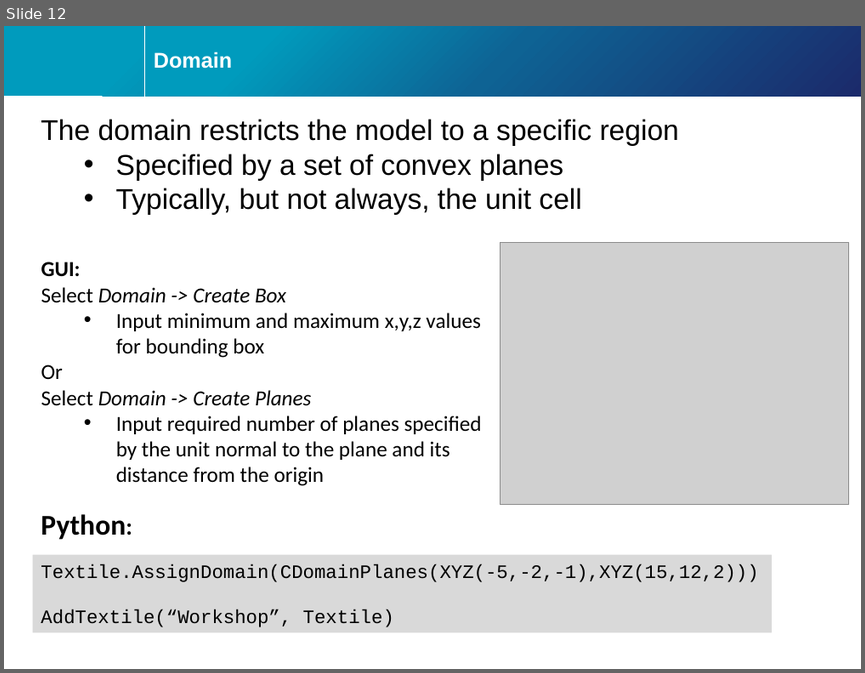
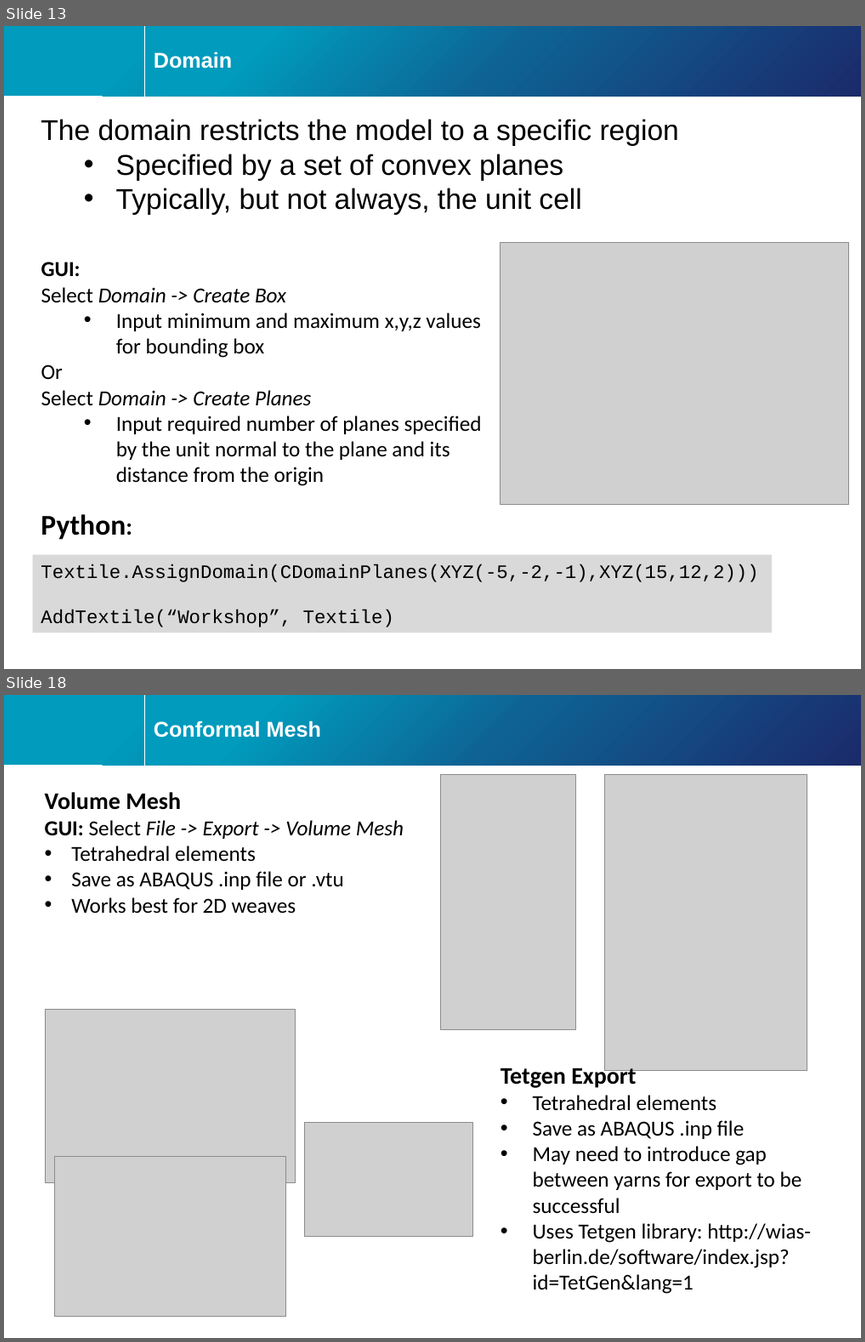
Before and after one commit to louisepb/ICMAC2018-Workshop, a slide deck: ICMAC TexGen workshop 2018.pptx. Shown one above the other, each under a label of ours: slide 12 before the commit, slides 13 and 18 after it; the slides between them are not shown. The pictures are 865x673 and 865x1342 pixels, drawn with LibreOffice and Linux fonts; fonts in the diff are those of the drawing; grey boxes stand for pictures; background and template pictures are left out. Boxes give left, top, right and bottom in pixels: in the first picture for what was removed or moved away, otherwise in the second. Text is boxed around its words. In the diff, an @@ line names an element or a change of style, - is before the commit and + after.

Commit message:
Added export section

```diff
--- a/ICMAC TexGen workshop 2018.pptx
+++ b/ICMAC TexGen workshop 2018.pptx
@@ slide 18 added at (x1=4, y1=695, x2=861, y2=1338), background #FFFFFF; not listed: 4 template elements that a slide beside it also shows @@
@@ title added at (x1=154, y1=721, x2=321, y2=737), 18 pt, text #FFFFFF, bold @@
+Conformal Mesh
@@ text added at (x1=45, y1=792, x2=404, y2=913), 18 pt, text #000000 @@
+Volume Mesh
+GUI: Select File -> Export -> Volume Mesh
+• Tetrahedral elements
+• Save as ABAQUS .inp file or .vtu
+• Works best for 2D weaves
@@ picture added at (x1=441, y1=775, x2=575, y2=1030) @@
@@ picture added at (x1=605, y1=775, x2=808, y2=1072) @@
@@ picture added at (x1=45, y1=1009, x2=296, y2=1183) @@
@@ text added at (x1=500, y1=1064, x2=811, y2=1293), 18 pt, text #000000 @@
+Tetgen Export
+• Tetrahedral elements
+• Save as ABAQUS .inp file
+• May need to introduce gap between yarns for export to be successful
+• Uses Tetgen library: http://wias-berlin.de/software/index.jsp?id=TetGen&lang=1
@@ picture added at (x1=305, y1=1122, x2=472, y2=1236) @@
@@ picture added at (x1=54, y1=1156, x2=286, y2=1316) @@
@@ what was slide 12 is now slide 13 @@
```
Also in this commit, not shown: 5 other slides added, 1 other file.
